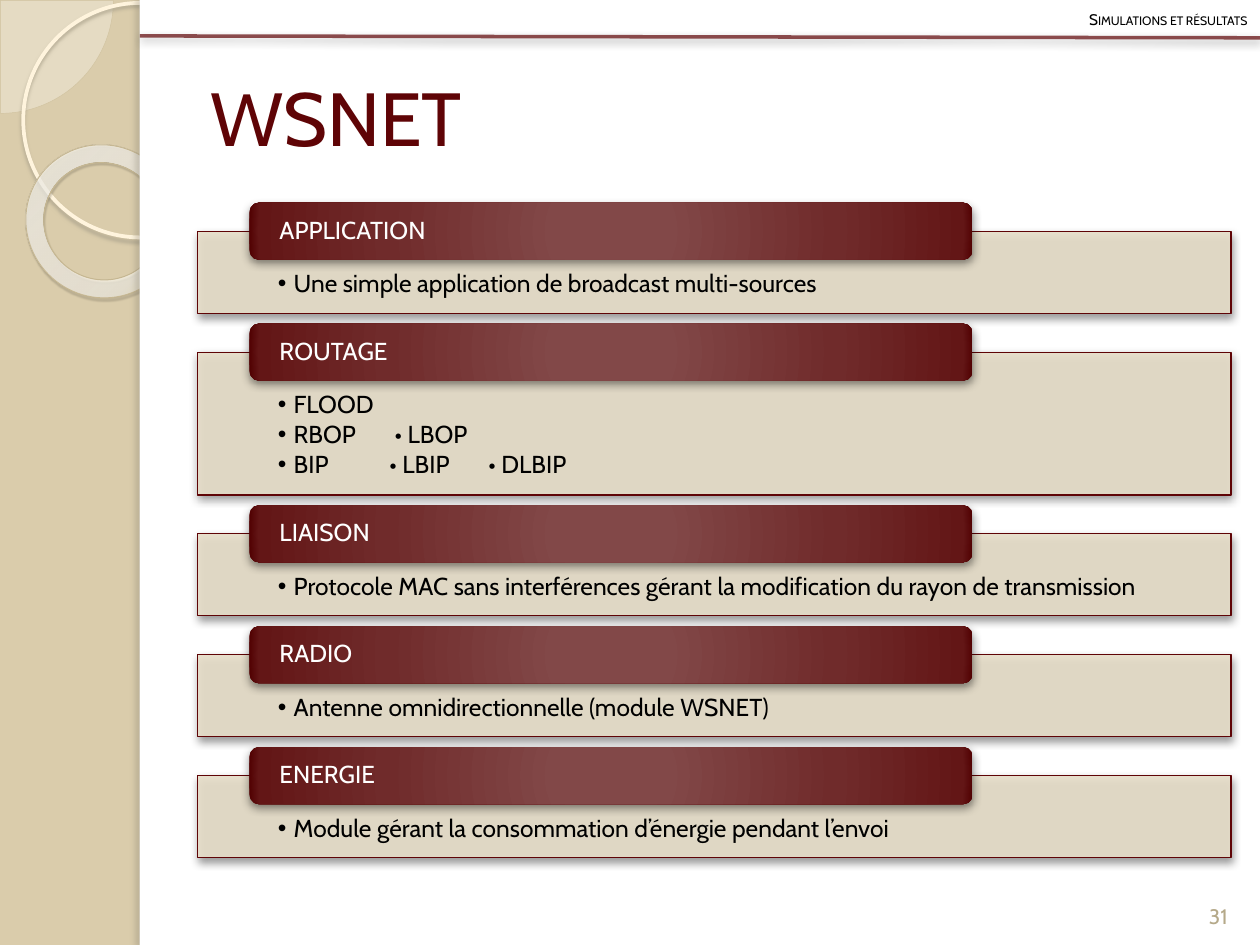
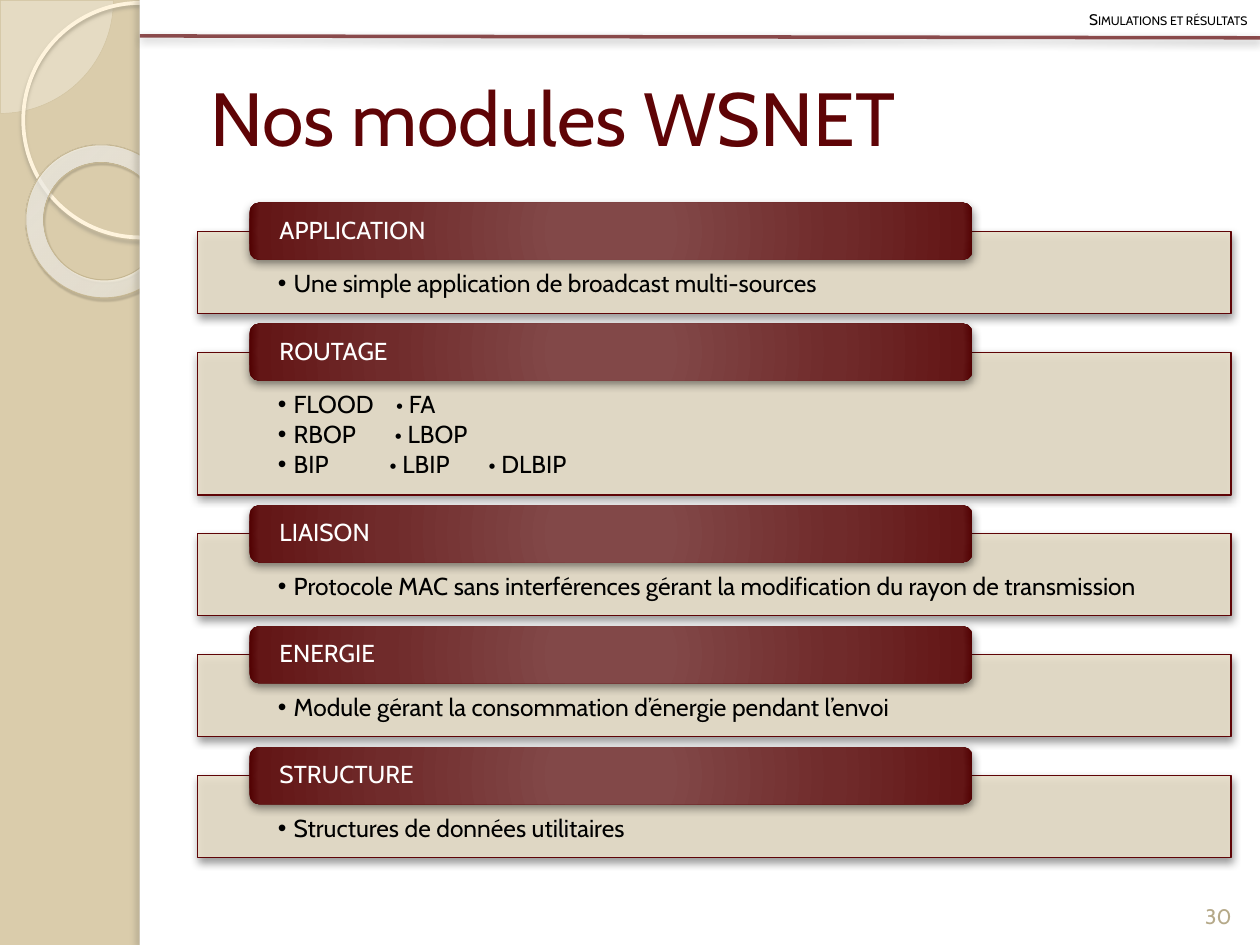
Before and after one commit to Patre/Energy-saving-in-sensors--networks, a slide deck: slide 30 of Redaction/Presentation/pres.pptx (slide 31 before the commit). Drawn at 1260x945 pixels with LibreOffice and Linux fonts; fonts in the diff are those of the drawing. Boxes give left, top, right and bottom in pixels: in the first picture for what was removed or moved away, otherwise in the second. Text is boxed around its words. In the diff, an @@ line names an element or a change of style, - is before the commit and + after.

Commit message:
Presentation

```diff
--- a/Redaction/Presentation/pres.pptx
+++ b/Redaction/Presentation/pres.pptx
@@ title at (x1=210, y1=89, x2=896, y2=147): text changed @@
-WSNET
+Nos modules WSNET
@@ text at (x1=294, y1=395, x2=436, y2=414): text changed @@
-  •• FLOOD
+  •• FLOOD • FA
@@ text "ENERGIE" moved from (x1=279, y1=765, x2=375, y2=784) to (x1=279, y1=644, x2=375, y2=663) @@
@@ text "Module gérant la consommation d’énergie ..." moved from (x1=294, y1=818, x2=889, y2=842) to (x1=294, y1=697, x2=889, y2=721) @@
@@ text removed at (x1=279, y1=644, x2=352, y2=663) @@
-RADIO
@@ text removed at (x1=294, y1=697, x2=769, y2=720) @@
-  •• Antenne omnidirectionnelle (module WSNET)
@@ text added at (x1=279, y1=765, x2=413, y2=784), 14 pt, text #FFFFFF @@
+STRUCTURE
@@ text added at (x1=294, y1=818, x2=625, y2=838), 14 pt, text #000000 @@
+  •• Structures de données utilitaires
@@ page number at (x1=1205, y1=909, x2=1231, y2=924): text changed @@
-31
+30
```
Also in this commit, not shown: 3 other slides changed, 1 slide added, 1 slide removed.
